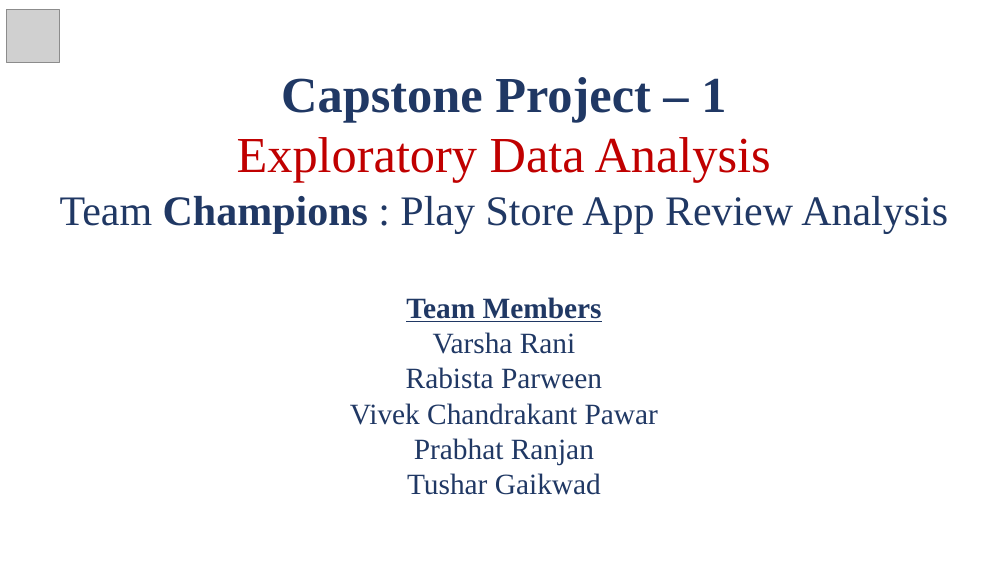
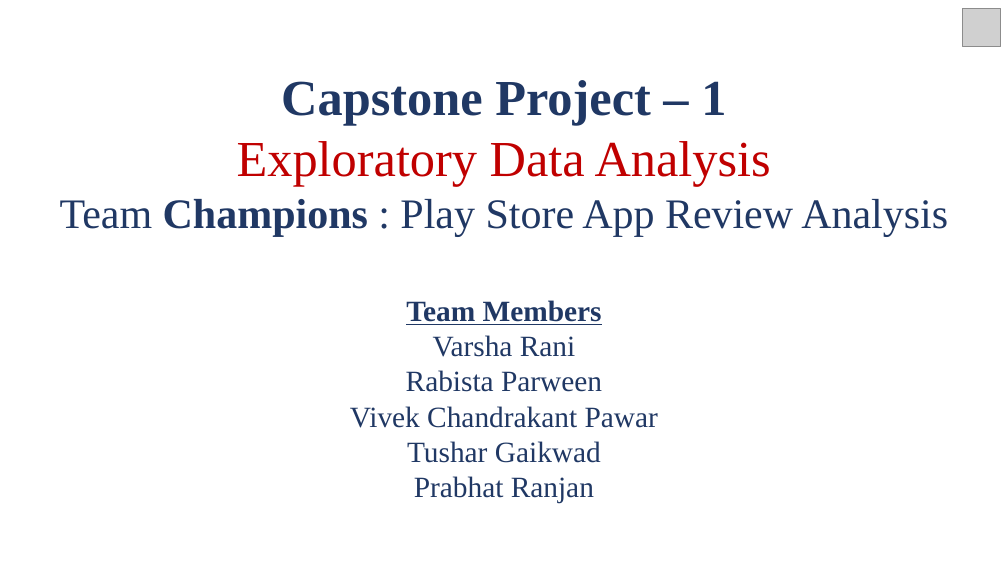
Before and after one commit to vivek16pawar/EDA-CAPSTONE, a slide deck: slide 1 of EDA_Presentation.pptx. Drawn at 1008x567 pixels with LibreOffice and Linux fonts; fonts in the diff are those of the drawing; grey boxes stand for pictures. Boxes give left, top, right and bottom in pixels: in the first picture for what was removed or moved away, otherwise in the second. Text is boxed around its words. In the diff, an @@ line names an element or a change of style, - is before the commit and + after.

```diff
--- a/EDA_Presentation.pptx
+++ b/EDA_Presentation.pptx
@@ picture removed at (6, 9, 59, 62) @@
@@ picture added at (963, 8, 1001, 47) @@
@@ text at (407, 441, 601, 463): paragraph added @@
+Tushar Gaikwad
@@ text at (407, 473, 601, 495): paragraph removed @@
-Tushar Gaikwad
```
Also in this commit, not shown: 8 other slides changed, 13 slides added, 19 slides removed.
